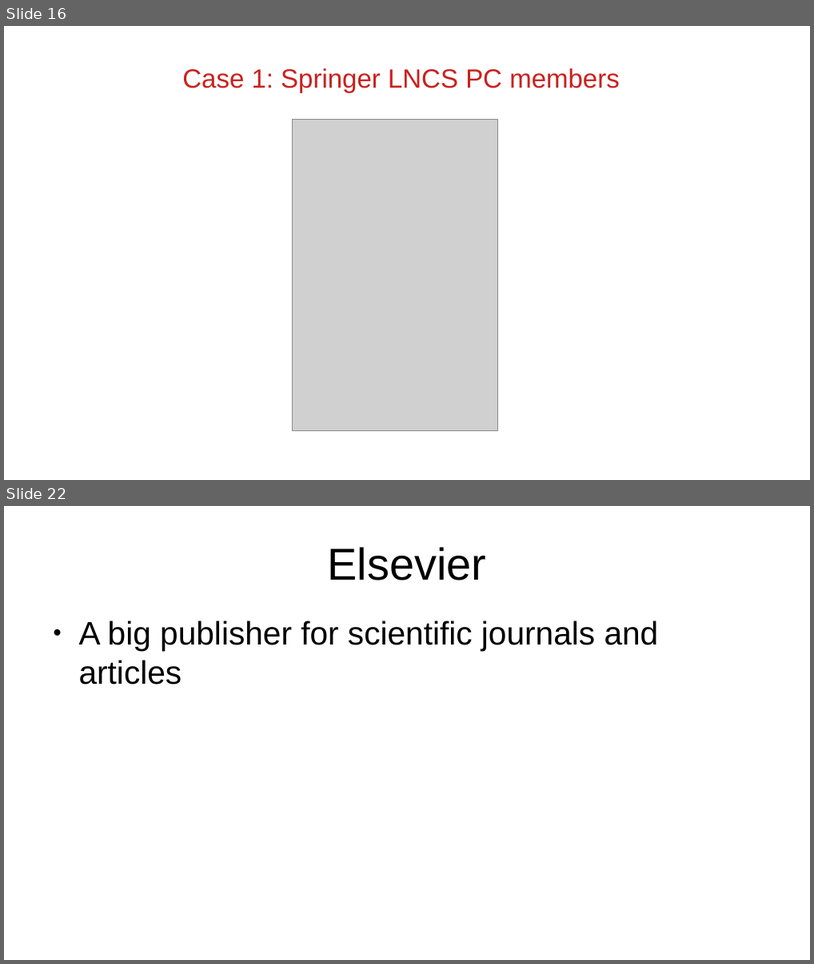
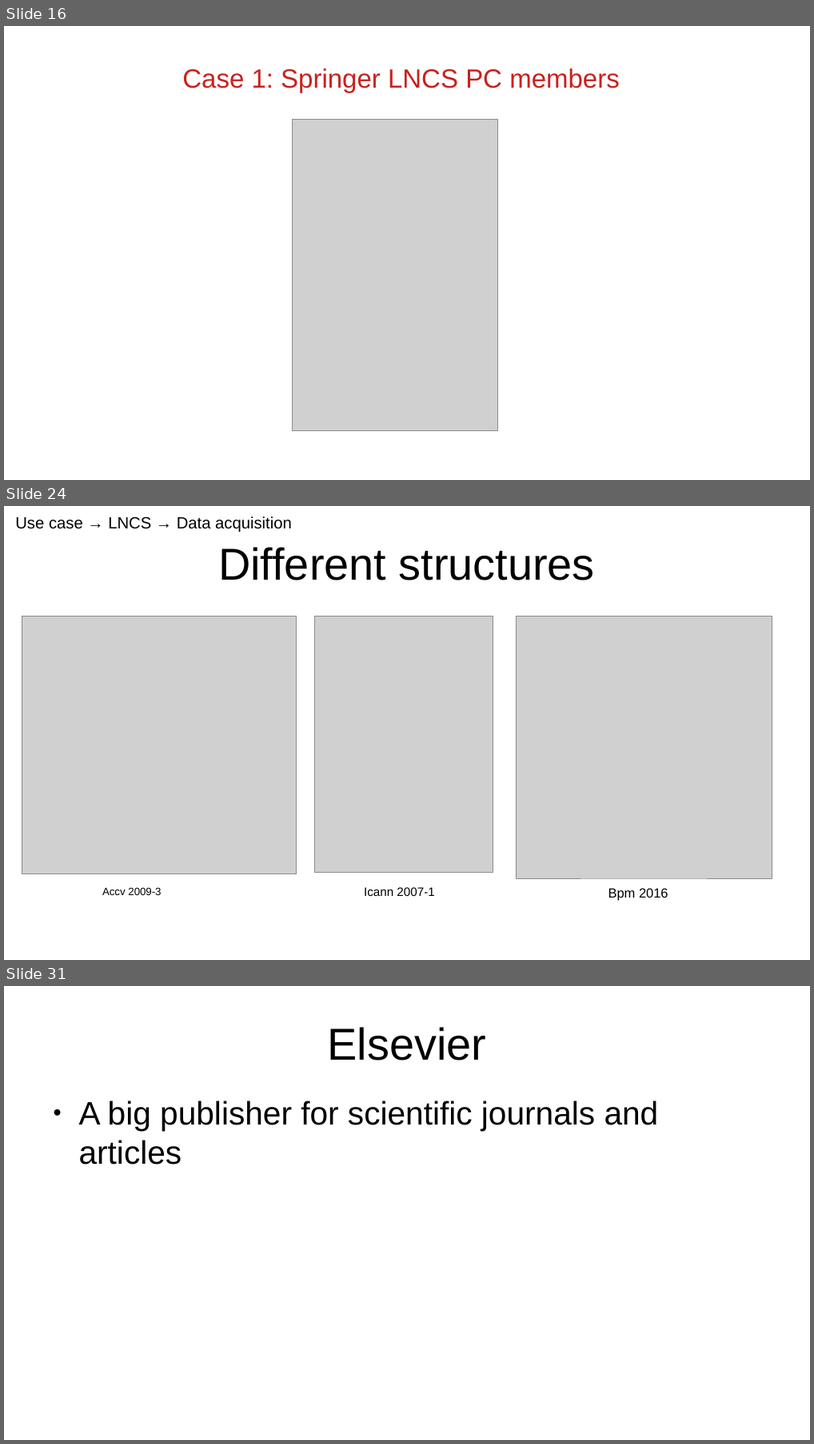
Before and after one commit to XibrenX/MasterThesis, a slide deck: slides/presentatie.odp. Shown one above the other, each under a label of ours: slides 16 and 22 before the commit, slides 16, 24 and 31 after it; the slides between them are not shown. The pictures are 814x964 and 814x1444 pixels, drawn with LibreOffice and Linux fonts; fonts in the diff are those of the drawing; grey boxes stand for pictures. Boxes give left, top, right and bottom in pixels: in the first picture for what was removed or moved away, otherwise in the second. Text is boxed around its words. In the diff, an @@ line names an element or a change of style, - is before the commit and + after.

```diff
--- a/slides/presentatie.odp
+++ b/slides/presentatie.odp
@@ slide 24 added at [4, 506, 810, 960], background #FFFFFF @@
@@ title added at [15, 516, 292, 532], 16 pt, text #000000 @@
+Use case → LNCS → Data acquisition
@@ title added at [218, 547, 595, 580], 44 pt, text #000000 @@
+Different structures
@@ picture added at [22, 616, 297, 874] @@
@@ picture added at [315, 616, 494, 872] @@
@@ picture added at [516, 616, 772, 879] @@
@@ text added at [102, 887, 161, 895], 10.5 pt, text #000000 @@
+Accv 2009-3
@@ text added at [364, 887, 434, 896], 12 pt, text #000000 @@
+Icann 2007-1
@@ text added at [609, 888, 669, 900], 13 pt, text #000000 @@
+Bpm 2016
@@ what was slide 22 is now slide 31 @@
```
Also in this commit, not shown: 7 slides changed, 9 other slides added, 1 slide removed, 12 other files.
